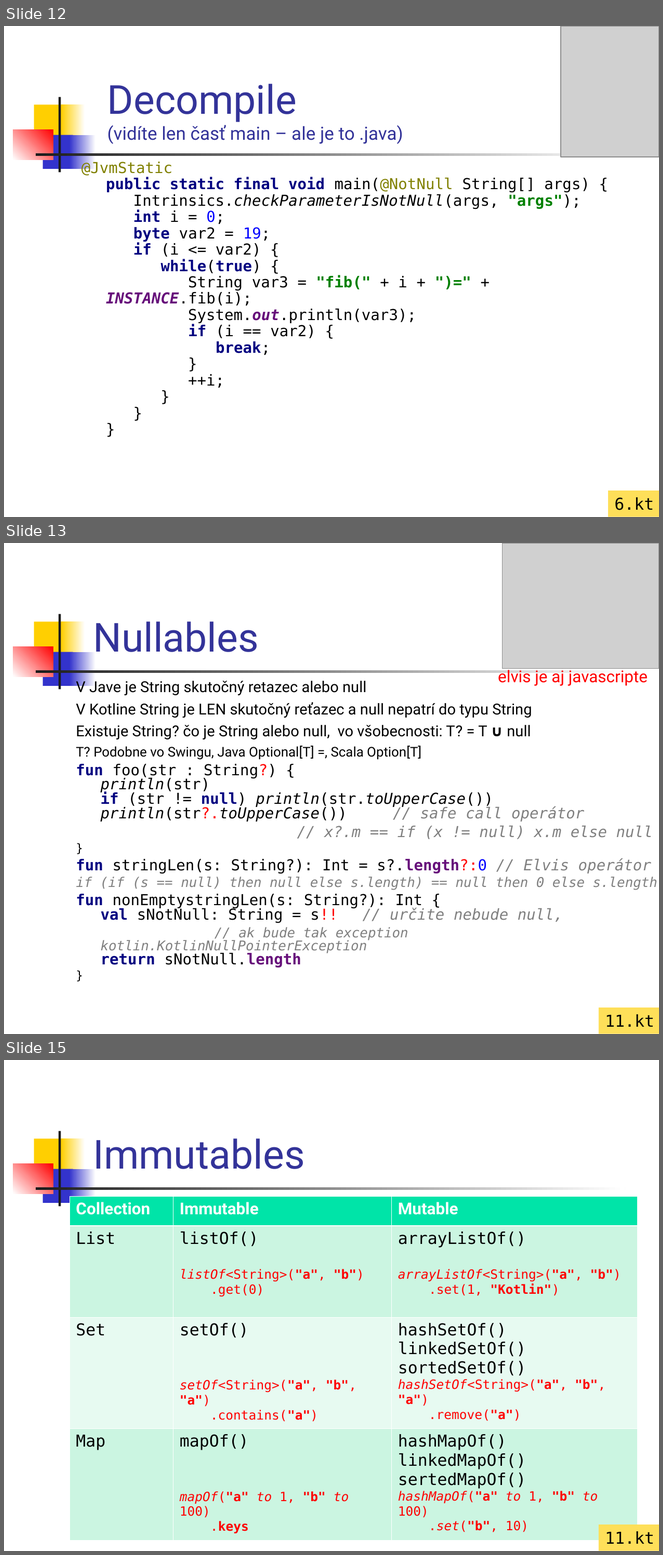
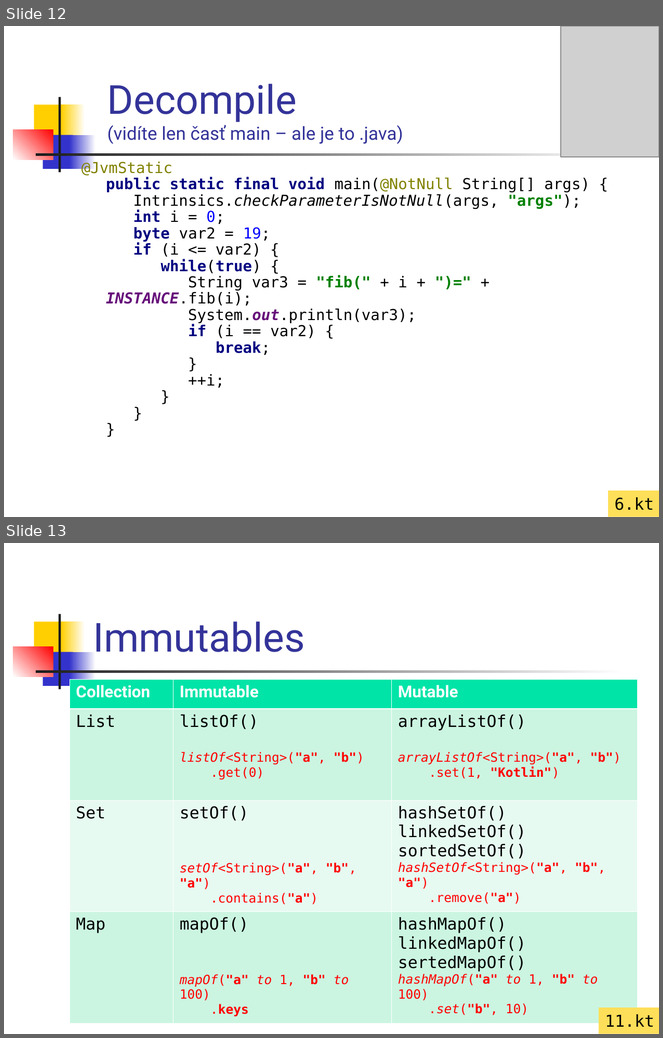
Before and after one commit to vmandro/Prednasky, a slide deck: 02/02_Kotlin.ppt. Shown one above the other, each under a label of ours: slides 12, 13 and 15 before the commit, slides 12 and 13 after it; the slides between them are not shown. The pictures are 663x1555 and 663x1038 pixels, drawn with LibreOffice and Linux fonts; fonts in the diff are those of the drawing; grey boxes stand for pictures. Boxes give left, top, right and bottom in pixels: in the first picture for what was removed or moved away, otherwise in the second. Text is boxed around its words. In the diff, an @@ line names an element or a change of style, - is before the commit and + after.

```diff
--- a/02/02_Kotlin.ppt
+++ b/02/02_Kotlin.ppt
@@ slide 13 removed at box(4, 543, 659, 1034), background #FFFFFF; not listed: 7 template elements that a slide beside it also shows @@
@@ picture removed at box(503, 543, 659, 669) @@
@@ title removed at box(93, 622, 259, 652) @@
-Nullables
@@ text removed at box(76, 678, 658, 968) @@
-V Jave je String skutočný retazec alebo null
-V Kotline String je LEN skutočný reťazec a null nepatrí do typu String
-Existuje String? čo je String alebo null, vo všobecnosti: T? = T ∪ null
-T? Podobne vo Swingu, Java Optional[T] =, Scala Option[T]
-fun foo(str : String?) {
-println(str)
-if (str != null) println(str.toUpperCase())
-println(str?.toUpperCase()) // safe call operátor
-// x?.m == if (x != null) x.m else null
-}
-fun stringLen(s: String?): Int = s?.length?:0 // Elvis operátor
-if (if (s == null) then null else s.length) == null then 0 else s.length
-fun nonEmptystringLen(s: String?): Int {
-val sNotNull: String = s!! // určite nebude null,
-// ak bude tak exception kotlin.KotlinNullPointerException
-return sNotNull.length
-}
@@ text removed at box(498, 668, 648, 686) @@
-elvis je aj javascripte
@@ rectangle removed at box(599, 1008, 659, 1034) @@
-11.kt
@@ what was slide 15 is now slide 13 @@
```
Also in this commit, not shown: 6 slides changed, 1 other slide removed, 2 other files.
